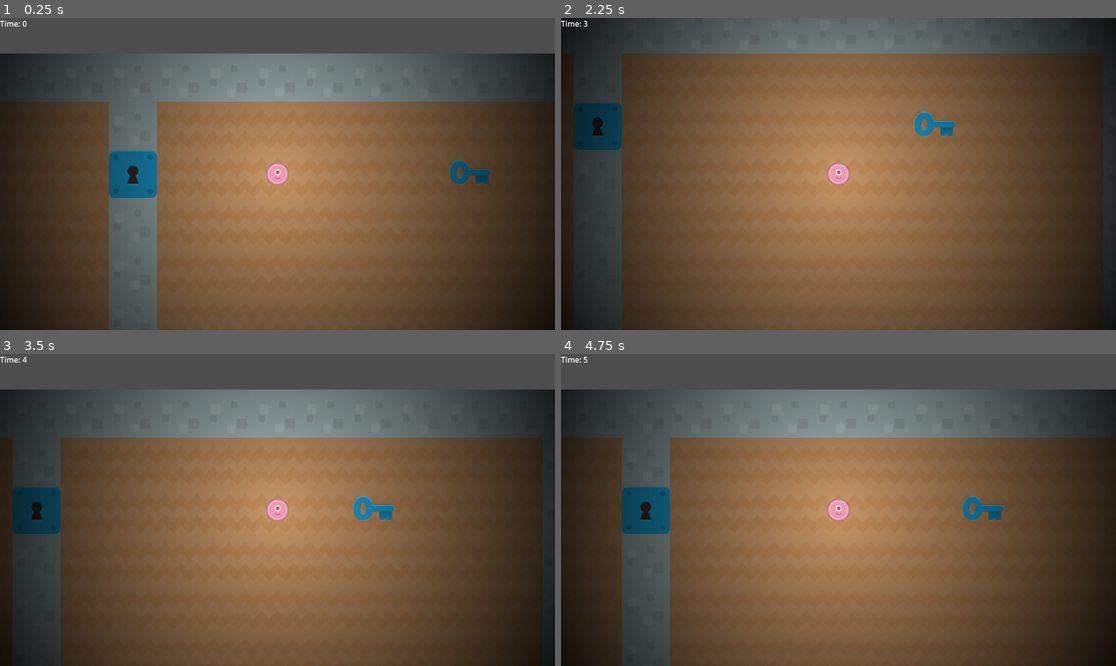
Above: before the commit, frames 1-4 (two rows, left to right).
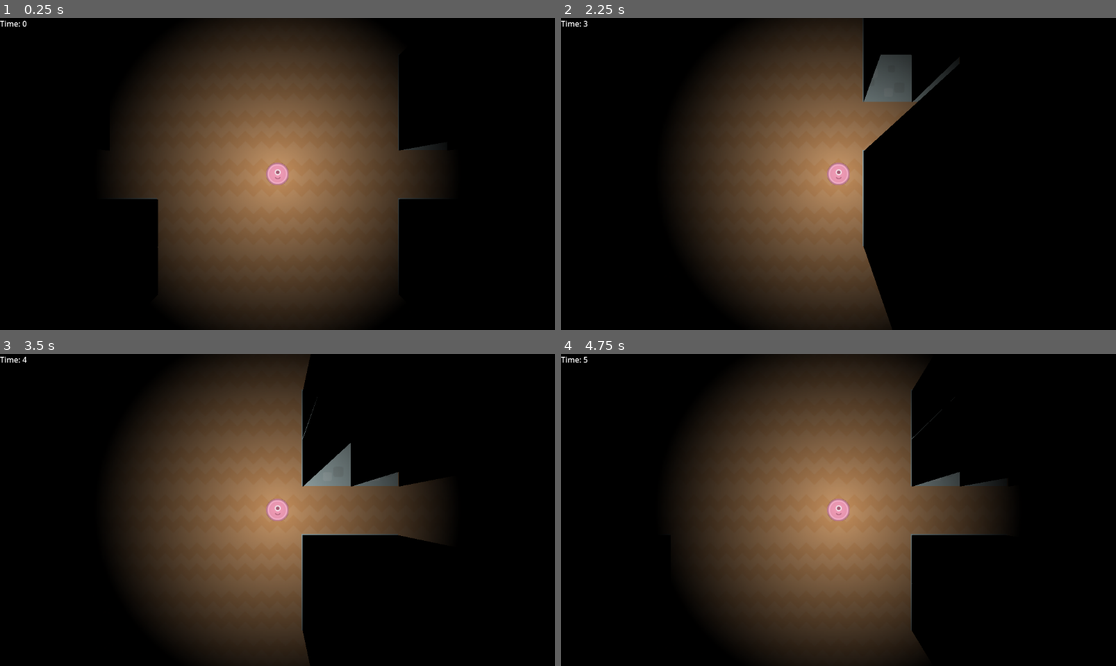
Above: after the commit, the same moments.

Repository: Innoviox/and
Game: Godot game, scene res://scenes/mapmaker.tscn
The game is run twice, just before and just after one commit, with the same random seed, the same clock (stepped at 60 frames per second) and the same inputs.
Inputs:
- Up to frame 1 (0.25 s): no input
- Up to frame 2 (2.25 s): tap Enter at 0.5, 2 s; hold Right (right) 0.53-1.28 s; tap Space at 1.25 s; hold Down (down) 1.28-2.03 s; hold Right (right) from 2.03 s (still down)
- Up to frame 3 (3.5 s): tap Space at 2.75 s; release Right (right) at 2.78 s; hold Up (up) from 2.78 s (still down)
- Up to frame 4 (4.75 s): tap Enter at 3.5 s; release Up (up) at 3.53 s; hold Left (left) from 3.53 s (still down); tap Space at 4.25 s

The runs differ from the first frame. In frame 1, 96% of the frame differs, in the area x 0-100%, y 0-100%; in frame 2, 96%; in frame 3, 96%; in frame 4, 96%.

Commit message:
funky fresh :(

Diff:
--- a/scenes/item.tscn
+++ b/scenes/item.tscn
@@ -6,3 +6,5 @@
 script = ExtResource("1_f8llv")
 
 [node name="Sprite2D" type="Sprite2D" parent="."]
+light_mask = 3
+visibility_layer = 3
--- a/scenes/player.tscn
+++ b/scenes/player.tscn
@@ -7,11 +7,18 @@
 script = ExtResource("1_e1nat")
 
 [node name="Sprite2D" type="Sprite2D" parent="."]
+light_mask = 2
+visibility_layer = 2
 
 [node name="Camera2D" type="Camera2D" parent="."]
 
 [node name="PointLight2D" type="PointLight2D" parent="."]
-range_item_cull_mask = 3
+range_item_cull_mask = 2
 shadow_enabled = true
+shadow_item_cull_mask = 2
 texture = ExtResource("2_hiplm")
-texture_scale = 5.7
+texture_scale = 3.0
+
+[node name="PointLight2D2" type="PointLight2D" parent="."]
+range_item_cull_mask = 4
+texture = ExtResource("2_hiplm")
--- a/scenes/tile.tscn
+++ b/scenes/tile.tscn
@@ -12,5 +12,8 @@
 texture = SubResource("ImageTexture_isoq1")
 
 [node name="LightOccluder2D" type="LightOccluder2D" parent="."]
+light_mask = 3
+visibility_layer = 3
 position = Vector2(40, 40)
 sdf_collision = false
+occluder_light_mask = 3
--- a/src/mapmaker.gd
+++ b/src/mapmaker.gd
@@ -3,7 +3,7 @@
 var playerScene = preload("res://scenes/player.tscn")
 var hudScene = preload("res://scenes/hud.tscn")
 
-var map = "res://maps/map1.txt"
+var map = "res://maps/map2.txt"
 
 var player: Player
 var hud: Hud
@@ -54,6 +54,7 @@
 
 	hud = hudScene.instantiate()
 	add_child(hud)
+	update_lights()
 
 func item_at(x: int, y: int) -> Item:
 	for item in items:
@@ -80,9 +81,27 @@
 			player.y += dir.y
 
 			item_check()
+			update_lights()
 			return true
 		return false
 	return false
+
+func update_lights():
+	for y in tiles.size():
+		for x in tiles[y].size():
+			var dx = abs(x - player.x)
+			var dy = abs(y - player.y)
+			if dx > 4 or dy > 4 or (dx + dy) > 8:
+				tiles[y][x].slm(1)
+			else:
+				if tiles[y][x].seethrough(player):
+					tiles[y][x].slm(2)
+				else:
+					tiles[y][x].slm(3)
+					tiles[y][x].add_occluders(player, tiles)
+				#tiles[y][x].slm(2)
+				#if !tiles[y][x].seethrough(player):
+					#tiles[y][x].add_occluders(player, tiles)
 
 func action(event) -> bool:
 	if event.is_action_pressed("right"):
--- a/src/tile.gd
+++ b/src/tile.gd
@@ -1,5 +1,72 @@
 extends ImageNode
 class_name Tile
+
+func slm(n: int):
+	set_light_mask(n)
+	$Sprite2D.set_light_mask(n)
+	$LightOccluder2D.set_light_mask(n)
+
+func add_occluders(player: Player, tiles):
+	var j = 38
+	var rect = ($Sprite2D.get_transform()) * ($Sprite2D.get_rect())
+	var tl = Vector2(rect.position.x - j, rect.position.y - j)
+	var tr = Vector2(rect.end.x - j, rect.position.y - j)
+	var br = Vector2(rect.end.x - j, rect.end.y - j)
+	var bl = Vector2(rect.position.x - j, rect.end.y - j)
+
+	var points = [bl, tl, tr, br]
+	#
+	#var tile_left = x - 1 >= 0 and !tiles[y][x - 1].seethrough(player)
+	#var tile_right = x + 1 < tiles[y].size() and !tiles[y][x + 1].seethrough(player)
+	#var tile_above = y - 1 >= 0 and !tiles[y - 1][x].seethrough(player)
+	#var tile_below = y + 1 < tiles.size() and !tiles[y + 1][x].seethrough(player)
+	#
+	#var left = x < player.x
+	#var below = y > player.y
+	#if left:
+		#if below:
+			#if tile_left and tile_below:
+				#points = []
+			#elif tile_left:
+				#points = [br, bl]
+			#elif tile_below:
+				#points = [bl, tl]
+			#else:
+				#points = [br, bl, tl]
+		#elif y == player.y:
+			#if tile_left:
+				#points = []
+			#else:
+				#points = [bl, tl]
+		#else:
+			#if tile_left and tile_above:
+				#points = []
+			#elif tile_left:
+				#points = [tl, tr]
+			#elif tile_above:
+				#points = [bl, tl]
+			#else:
+				#points = [bl, tl, tr]
+	#elif x == player.x:
+		#if below:
+			#points = [br, bl]
+		#elif y == player.y:
+			#pass # impossible...?
+		#else:
+			#points = [tl, tr]
+	#else:
+		#if below:
+			#points = [tr, br, bl]
+		#elif y == player.y:
+			#points = [tr, br]
+		#else:
+			#points = [tl, tr, br]
+
+	var occluder_polygon = OccluderPolygon2D.new()
+	occluder_polygon.set_polygon(PackedVector2Array(points))
+	occluder_polygon.closed = false
+	$LightOccluder2D.set_occluder_polygon(occluder_polygon)
+	#$LightOccluder2D.occlu/
 
 func walkable(player: Player) -> bool:
 	if img == " " or img == "S":
@@ -8,33 +75,38 @@
 		return true
 	return false
 
+func seethrough(player: Player) -> bool:
+	if img == " " or img == "S":
+		return true
+	return false
+
 # Called when the node enters the scene tree for the first time.
 func _ready() -> void:
 	super._ready()
 
-	if img == "C":
-		var rect = $Sprite2D.get_rect()
-		var occluder_polygon = OccluderPolygon2D.new()
-
-		var i = 70 * 1.42
-		var j = 0
-		var points = PackedVector2Array([
-			Vector2(-i - j, -i - j),
-			Vector2(-i - j, i - j),
-			Vector2(i - j, i - j),
-			Vector2(i - j, -i - j)
-		])
-
-		print("got polygon", points)
-
-		occluder_polygon.set_polygon(points)
-		occluder_polygon.closed = true
+	#if img == "C":
+		#var rect = $Sprite2D.get_rect()
+		#var occluder_polygon = OccluderPolygon2D.new()
+		#
+		#var i = 70 * 1.42
+		#var j = 0
+		#var points = PackedVector2Array([
+			#Vector2(-i - j, -i - j),
+			#Vector2(-i - j, i - j),
+			#Vector2(i - j, i - j),
+			#Vector2(i - j, -i - j)
+		#])
+		#
+		#print("got polygon", points)
+				#
+		#occluder_polygon.set_polygon(points)
 		#occluder_polygon.closed = true
-		#occluder_polygon.set_cull_mode(OccluderPolygon2D.CULL_CLOCKWISE)
-
-		#$LightOccluder2D.set_occluder_polygon(occluder_polygon)
-
-		$Sprite2D.set_light_mask(2)
+		##occluder_polygon.closed = true
+		##occluder_polygon.set_cull_mode(OccluderPolygon2D.CULL_CLOCKWISE)
+		#
+		##$LightOccluder2D.set_occluder_polygon(occluder_polygon)
+		#
+		#$Sprite2D.set_light_mask(2)
 
 
 # Called every frame. 'delta' is the elapsed time since the previous frame.
Not shown, added: maps/map2.txt
